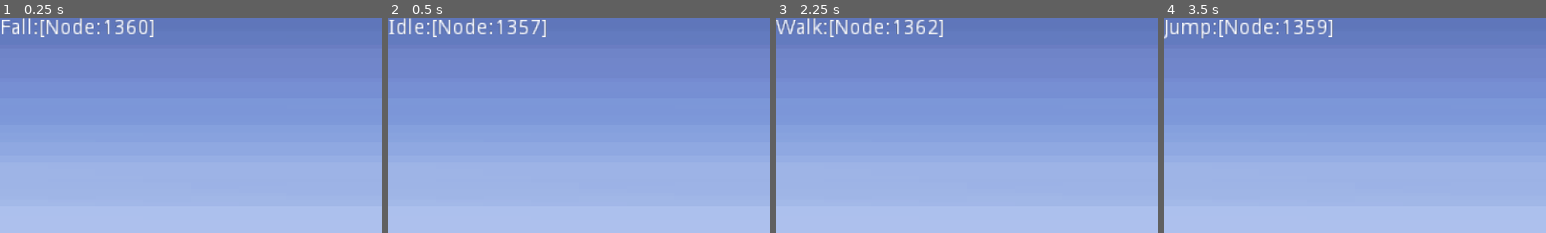
Above: before the commit, frames 1-4 (left to right).
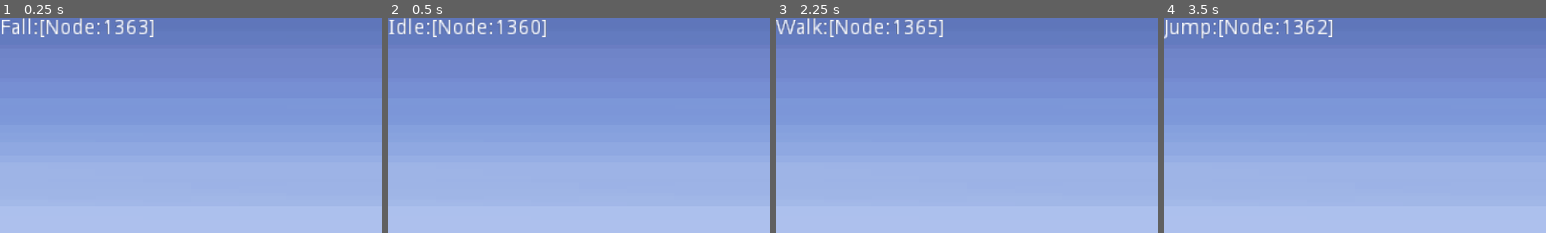
Above: after the commit, the same moments.

Repository: Numenization/godot-platformer
Game: Godot game, scene res://main.tscn
Same seed, same stepped clock (60 frames per second), same inputs: the game is played once before the commit and once after it.
Inputs:
- Up to frame 1 (0.25 s): no input
- Up to frame 2 (0.5 s): no input
- Up to frame 3 (2.25 s): hold D (move_right) 0.53-2.03 s; tap Space (jump) at 0.77, 1.52 s; hold A (move_left) from 2.03 s (still down)
- Up to frame 4 (3.5 s): release A (move_left) at 2.78 s; hold D (move_right) from 2.78 s (still down); tap Space (jump) at 3.02 s
The pictures show only the part of the screen within x 0-50%, y 0-50%; the shares and areas given below are measured in that part.

The runs differ from the first frame. In frame 1, less than 0.1% of the frame differs, in the area x 36-39%, y 0-8%; in frame 2, 0.1%, in the area x 34-40%, y 0-8%; in frame 3, 0.1%; in frame 4, 0.1%.

Commit message:
Add support for arrow-key movement controls

Diff:
--- a/project.godot
+++ b/project.godot
@@ -77,16 +77,19 @@
 move_right={
 "deadzone": 0.5,
 "events": [ Object(InputEventKey,"resource_local_to_scene":false,"resource_name":"","device":0,"alt":false,"shift":false,"control":false,"meta":false,"command":false,"pressed":false,"scancode":68,"physical_scancode":0,"unicode":0,"echo":false,"script":null)
+, Object(InputEventKey,"resource_local_to_scene":false,"resource_name":"","device":0,"alt":false,"shift":false,"control":false,"meta":false,"command":false,"pressed":false,"scancode":16777233,"physical_scancode":0,"unicode":0,"echo":false,"script":null)
  ]
 }
 move_left={
 "deadzone": 0.5,
 "events": [ Object(InputEventKey,"resource_local_to_scene":false,"resource_name":"","device":0,"alt":false,"shift":false,"control":false,"meta":false,"command":false,"pressed":false,"scancode":65,"physical_scancode":0,"unicode":0,"echo":false,"script":null)
+, Object(InputEventKey,"resource_local_to_scene":false,"resource_name":"","device":0,"alt":false,"shift":false,"control":false,"meta":false,"command":false,"pressed":false,"scancode":16777231,"physical_scancode":0,"unicode":0,"echo":false,"script":null)
  ]
 }
 jump={
 "deadzone": 0.5,
 "events": [ Object(InputEventKey,"resource_local_to_scene":false,"resource_name":"","device":0,"alt":false,"shift":false,"control":false,"meta":false,"command":false,"pressed":false,"scancode":32,"physical_scancode":0,"unicode":0,"echo":false,"script":null)
+, Object(InputEventKey,"resource_local_to_scene":false,"resource_name":"","device":0,"alt":false,"shift":false,"control":false,"meta":false,"command":false,"pressed":false,"scancode":16777232,"physical_scancode":0,"unicode":0,"echo":false,"script":null)
  ]
 }
 
